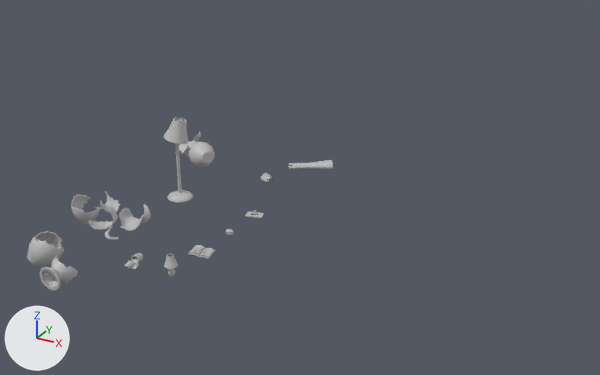
What one commit did to the FBX model Assets/04_Models/Chambre_Parents/Petits_Objets.fbx.
Both versions are drawn from a 50 mm lens placed at (3.81, -12.95, 7.88), pointed at (-3.43, 0.2, 1.3). Arrows for +X, +Y and +Z are at lower left; the lights stay in place. Mesh edges are drawn as thin lines on the coarser meshes. Where no turn or scale is listed for an object, it has been applied to the vertices.

Objects in the first picture: 'Lampe_A_Pied', 'Plante_Penche', 'Pot_Casse_1', 'Pot_Casse_2'.
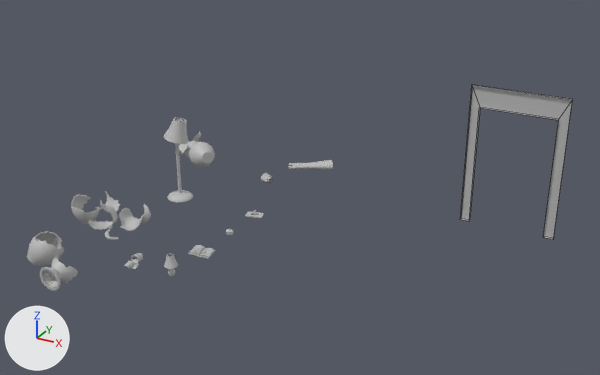
What differs and where, as boxes (x1, y1, x2, y2) in the pictures (600 x 375 px):
'Mur_PLacard', added
    after: (460, 85, 573, 239)

Edits to the bpy script that builds the scene:
```text
Add me_mesh_010:
    me_mesh_010.from_pydata([(1.0, 0.05, 0.0), (0.79, 0.05, 0.0), (1.0, 0.05, 3.0), (0.79, 0.05, 2.56), (-0.79, 0.05, 2.56), (-1.0, 0.05, 3.0), (-0.79, 0.05, 0.0), (-1.0, 0.05, 0.0), (1.0, 0.0, 3.0), (-1.0, 0.0, 3.0), (-1.0, 0.0, 0.0), (-0.79, 0.0, 0.0), (-0.79, 0.0, 2.56), (0.79, 0.0, 2.56), (0.79, 0.0, 0.0), (1.0, 0.0, 0.0)], [], [(0, 1, 3, 2), (3, 4, 5, 2), (6, 7, 5, 4), (2, 5, 9, 8), (7, 10, 9, 5), (11, 10, 7, 6), (12, 11, 6, 4), (13, 12, 4, 3), (1, 14, 13, 3), (15, 14, 1, 0), (8, 15, 0, 2)])
    me_mesh_010.materials.append(mat_lambert1)  # grey #bcbcbc
Add ob_mur_placard:
    ob_mur_placard = bpy.data.objects.new('Mur_PLacard', me_mesh_010)
    ob_mur_placard.location = (0.0, 2.98, 0.0)
```
